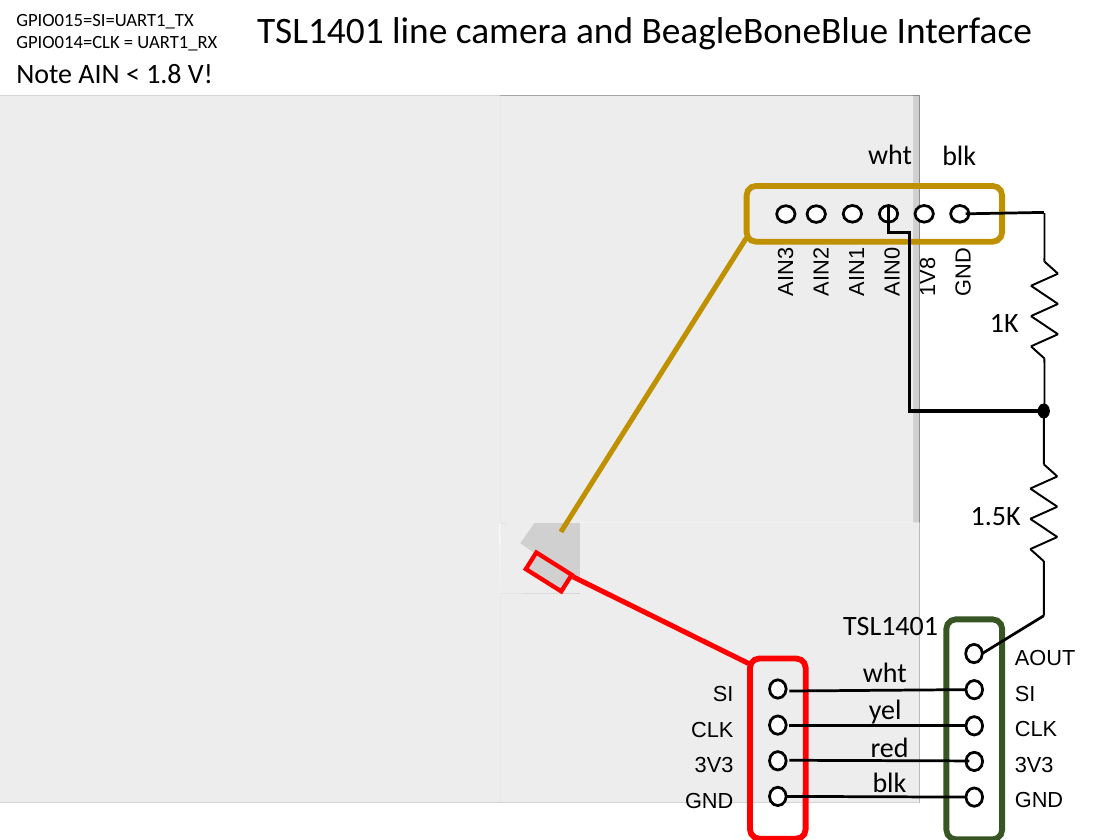
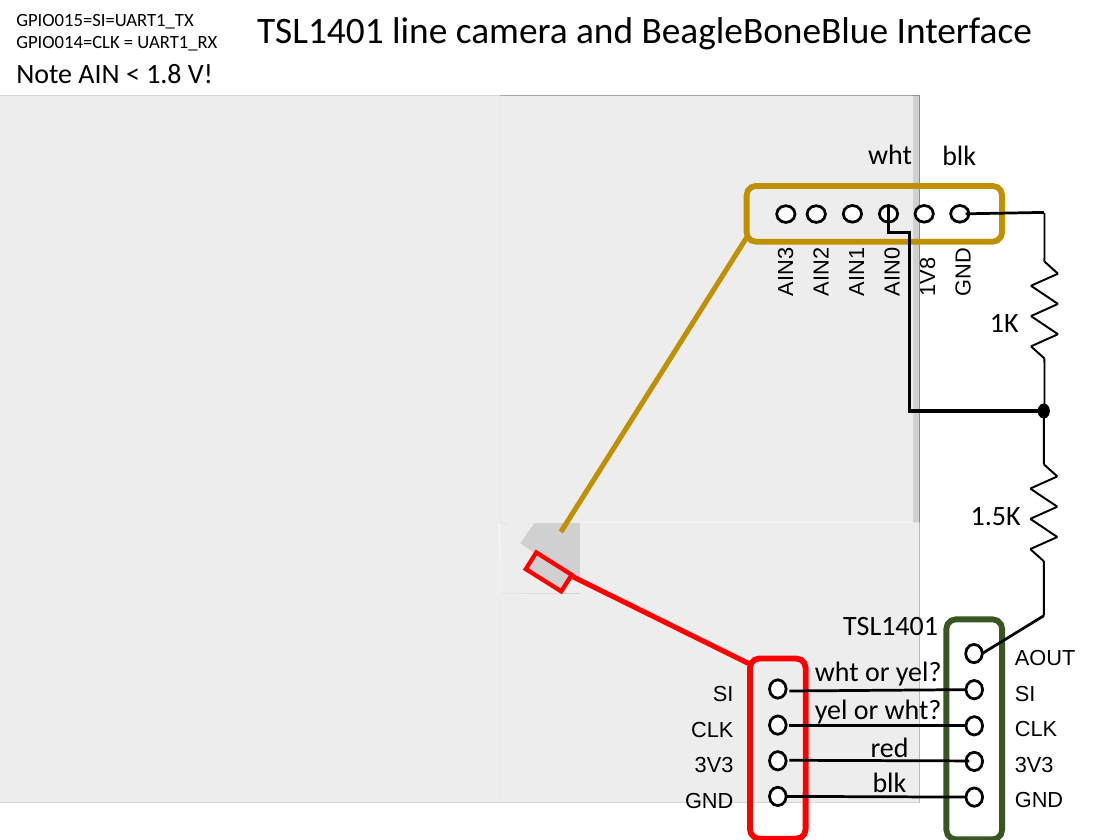
Before and after one commit to YandongJi/SkeletonBeagle, a slide deck: slide 1 of LineCamera/TSL1401-BBBlue-interface.pptx. Drawn at 1120x840 pixels with LibreOffice and Linux fonts; fonts in the diff are those of the drawing; grey boxes stand for pictures. Boxes give left, top, right and bottom in pixels: in the first picture for what was removed or moved away, otherwise in the second. Text is boxed around its words. In the diff, an @@ line names an element or a change of style, - is before the commit and + after.

```diff
--- a/LineCamera/TSL1401-BBBlue-interface.pptx
+++ b/LineCamera/TSL1401-BBBlue-interface.pptx
@@ text at bbox=[815, 658, 942, 688]: text changed @@
-wht
+wht or yel?
@@ text at bbox=[815, 696, 942, 726]: text changed @@
-yel
+yel or wht?
```
Also in this commit, not shown: 1 other file.
